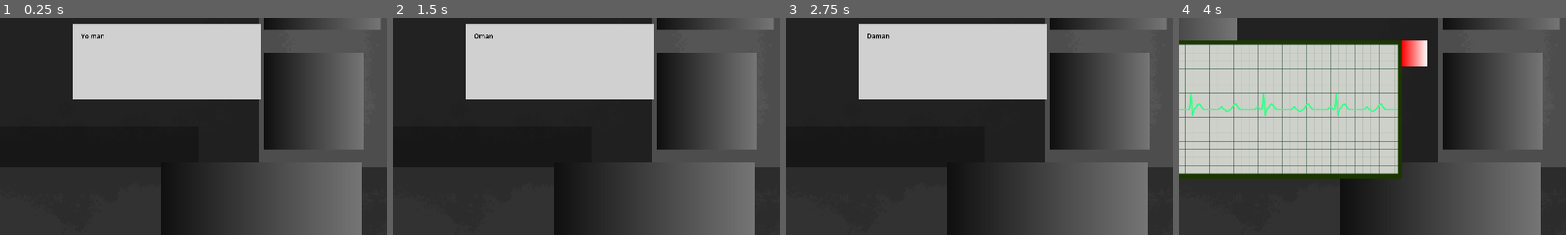
Above: before the commit, frames 1-4 (left to right).
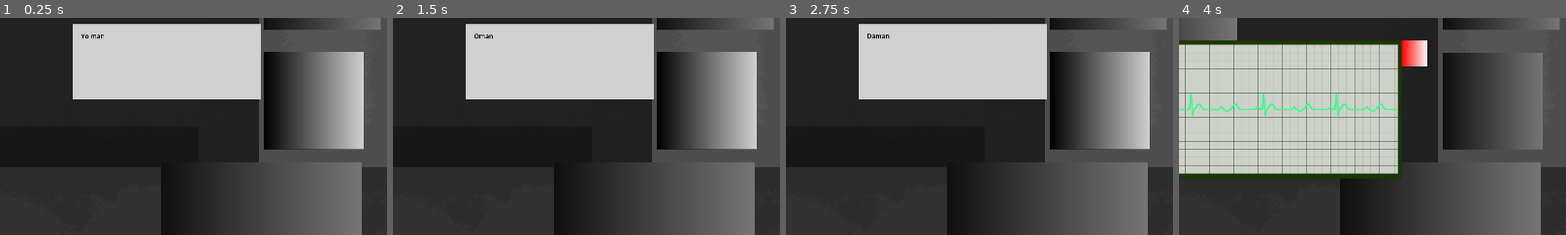
Above: after the commit, the same moments.

Repository: Blulow/brackeysjam
Game: Godot game, scene res://scenes/game.tscn
The game is run twice, just before and just after one commit, with the same random seed, the same clock (stepped at 60 frames per second) and the same inputs.
Inputs (mouse positions are % of the whole screen's width and height, from its top left):
- Up to frame 1 (0.25 s): no input
- Up to frame 2 (1.5 s): tap Enter at 0.5 s; move the mouse to (72, 45) at 0.52 s; click (72, 45) at 0.67 s; tap Space at 1.25 s; move the mouse to (30, 55) at 1.27 s; click (30, 55) at 1.42 s
- Up to frame 3 (2.75 s): tap Enter at 2 s; move the mouse to (60, 28) at 2.02 s; click (60, 28) at 2.17 s
- Up to frame 4 (4 s): tap Space at 2.75 s; move the mouse to (45, 70) at 2.77 s; click (45, 70) at 2.92 s; move the mouse to (20, 63) at 3.52 s; click (20, 63) at 3.67 s
The pictures show only the part of the screen within x 50-100%, y 31-81%; the shares and areas given below are measured in that part.

The runs differ from the first frame. In frame 1, 7.1% of the frame differs, in the area x 68-94%, y 15-61%; in frame 2, 7.1%; in frame 3, 7.1%; in frame 4, nothing differs.

Commit message:
fix: speech text alignment with have view people

Diff:
--- a/scenes/people/speech_text.tscn
+++ b/scenes/people/speech_text.tscn
@@ -10,6 +10,7 @@
 anchor_bottom = 1.0
 grow_horizontal = 2
 grow_vertical = 2
+size_flags_horizontal = 6
 mouse_filter = 1
 script = ExtResource("1_xfk38")
 
--- a/scenes/popup_ui/phone_popup.tscn
+++ b/scenes/popup_ui/phone_popup.tscn
@@ -2,6 +2,7 @@
 
 [ext_resource type="PackedScene" uid="uid://bul24ekiahunx" path="res://scenes/popup_ui/ui/popup_overlay.tscn" id="1_0yn1p"]
 [ext_resource type="Script" uid="uid://ds88kycgi2chh" path="res://scripts/popup_ui/phone_popup.gd" id="1_w4sjb"]
+[ext_resource type="Shader" uid="uid://bw5ewe3knewbx" path="res://assets/shaders/outline.gdshader" id="3_w4sjb"]
 
 [sub_resource type="Gradient" id="Gradient_1m8tj"]
 colors = PackedColorArray(1, 1, 1, 1, 1, 1, 1, 1)
@@ -10,6 +11,23 @@
 gradient = SubResource("Gradient_1m8tj")
 width = 466
 height = 186
+
+[sub_resource type="ShaderMaterial" id="ShaderMaterial_whmaq"]
+shader = ExtResource("3_w4sjb")
+shader_parameter/show = false
+shader_parameter/color = Color(1, 1, 1, 1)
+shader_parameter/width = 2.000000095
+shader_parameter/pattern = 0
+shader_parameter/inside = false
+shader_parameter/add_margins = true
+shader_parameter/number_of_images = Vector2(1, 1)
+
+[sub_resource type="Gradient" id="Gradient_l6lbw"]
+
+[sub_resource type="GradientTexture2D" id="GradientTexture2D_kfvqb"]
+gradient = SubResource("Gradient_l6lbw")
+width = 247
+height = 241
 
 [node name="PhonePopup" type="Control" unique_id=1802960549 groups=["popup"]]
 process_mode = 3
@@ -66,3 +84,8 @@
 grow_horizontal = 2
 grow_vertical = 2
 theme_override_colors/default_color = Color(0, 0, 0, 1)
+
+[node name="Sprite2D" type="Sprite2D" parent="UI/TextureRect" unique_id=157167834]
+material = SubResource("ShaderMaterial_whmaq")
+position = Vector2(597, 189)
+texture = SubResource("GradientTexture2D_kfvqb")
--- a/scripts/people/people.gd
+++ b/scripts/people/people.gd
@@ -103,6 +103,7 @@
 
 func _on_round_stay() -> void:
 	for i in people.size():
+		if speech_texts[i].speaker == "" and speech_texts[i].text == "": return
 		var speech_text: Control = speech_text_scene.instantiate()
 		speech_container.add_child(speech_text)
 		speech_text.set_speaker(speech_texts[i].speaker)
